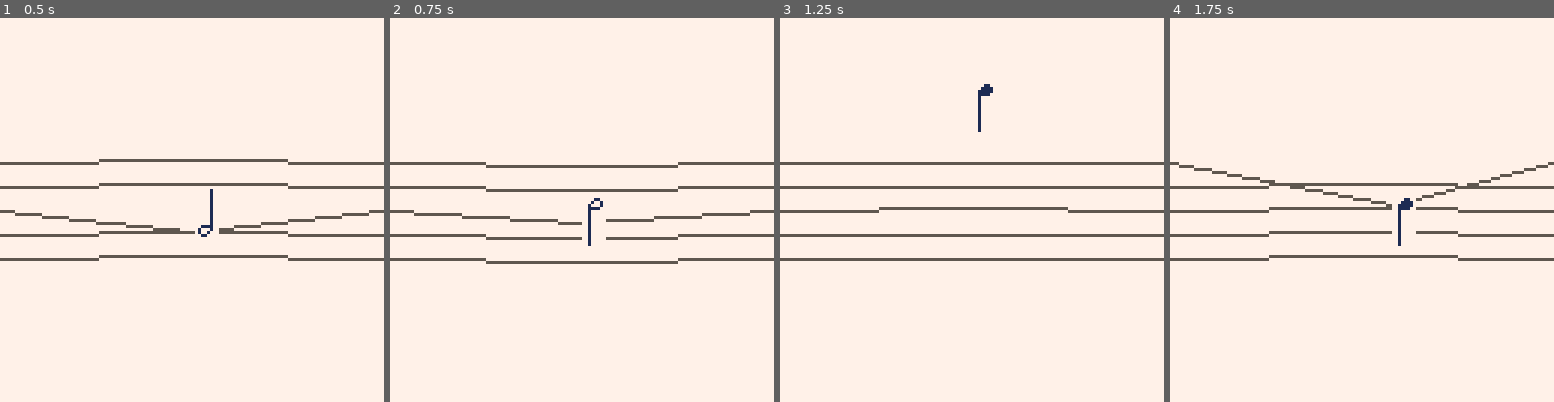
Above: before the commit, frames 1-4 (left to right).
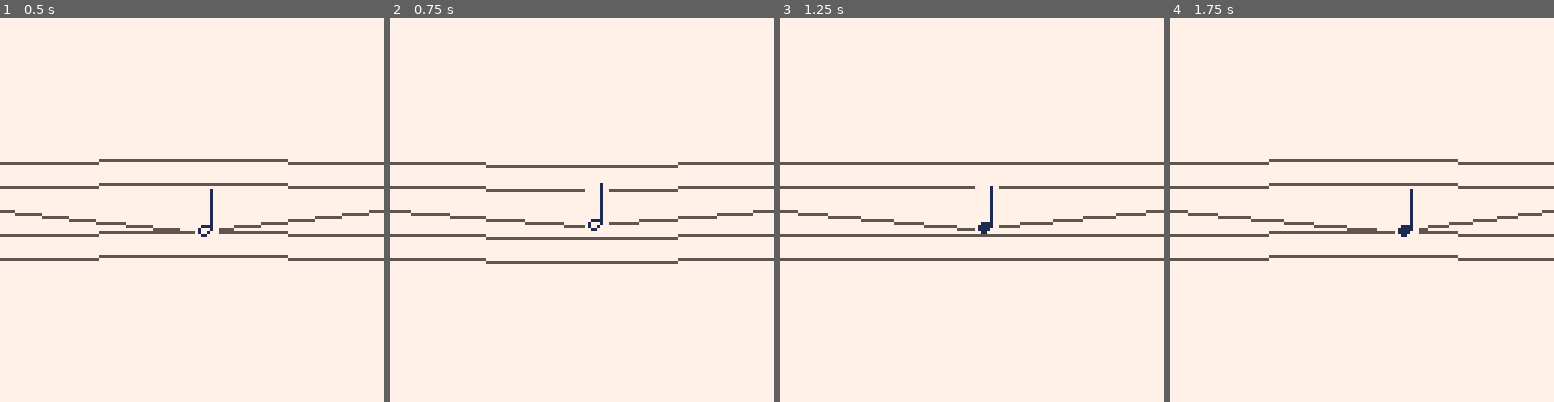
Above: after the commit, the same moments.

Repository: hypp/ld41
Game: PICO-8 cartridge carts/ld41.p8
Two runs of this game, one before a commit and one after it. Both use one fixed random seed, a clock stepped at 60 frames per second and the inputs below.
Inputs:
- Up to frame 1 (0.5 s): tap X (X key) at 0.33 s
- Up to frame 2 (0.75 s): tap O (Z key) at 0.7 s
- Up to frame 3 (1.25 s): tap X (X key) at 1.07 s
- Up to frame 4 (1.75 s): hold Right from 1.6 s (still down); tap O (Z key) at 1.7 s

Frame 1 is identical in both runs. In frame 2, 1.0% of the frame differs, in the area x 5-95%, y 42-60%; in frame 3, 1.7%; in frame 4, 3.0%, in the area x 2-99%, y 36-60%.

Commit message:
change keys for jumping and moving down

Diff:
--- a/carts/ld41.p8
+++ b/carts/ld41.p8
@@ -53,16 +53,26 @@
   player.acc_x = 0.0
   player.vel_x = 0.0
  end
+
+
+ if btn(3) then
+  if player.line > 0 then
+   lines[player.line].has_player = false
+   player.line = 0
+  end
+ end
+
  if player.jumping then
   force_y += 0.0
- elseif btn(4) then
+ elseif btn(2) then
   player.jumping = true
   if player.line > 0 then
    lines[player.line].has_player = false
+   player.line = 0
   end
-  player.line = 0
   force_y += -8.0
  end
+
  if btnp(5) then
   player.note_length = (player.note_length + 1) % 4
  end
@@ -117,6 +127,7 @@
    if value.y-8 < player.y and value.y+8 > player.y then
     value.has_player = true
     player.line = key
+    player.jumping = false
     break
    end
   end
